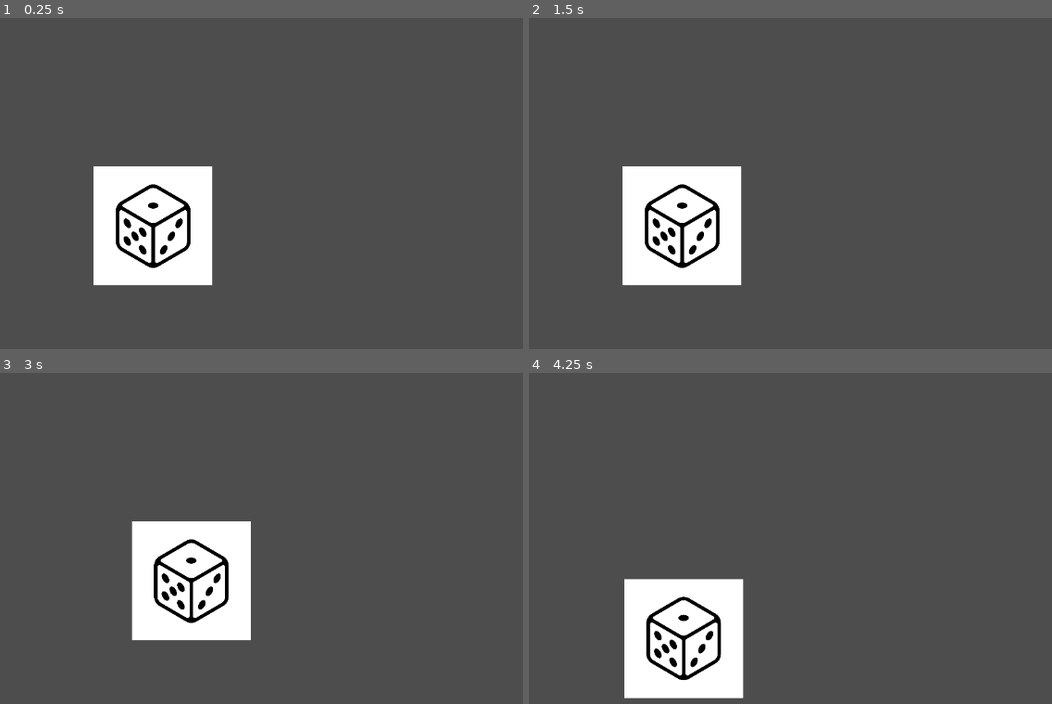
Above: before the commit, frames 1-4 (two rows, left to right).
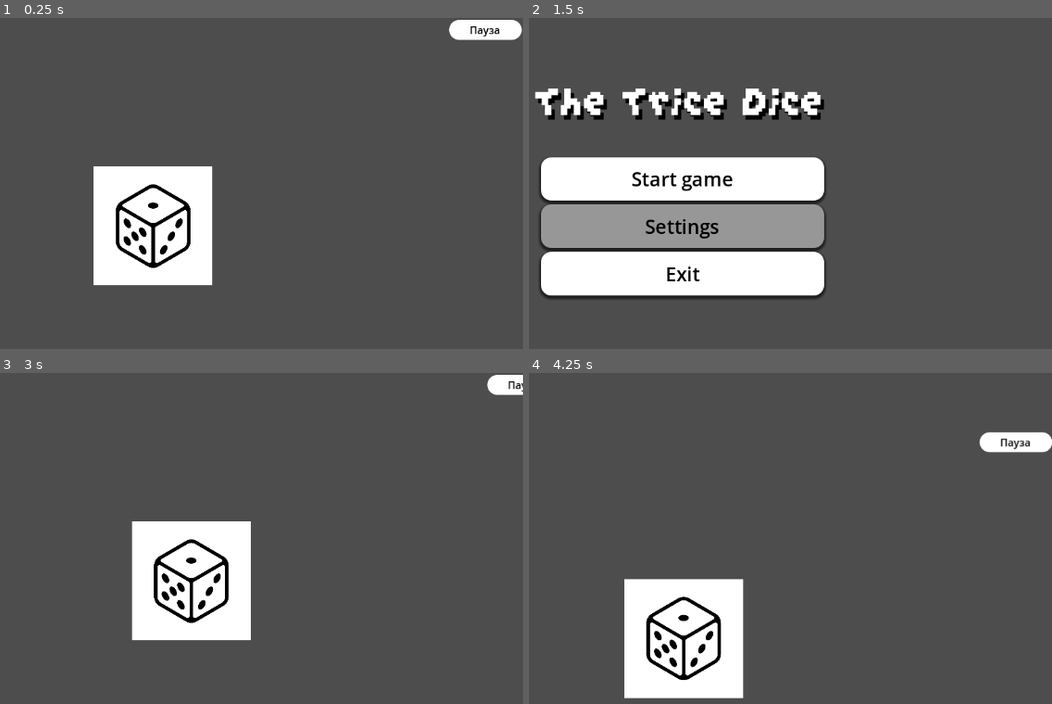
Above: after the commit, the same moments.

Repository: NikTak777/the_trice_dice
Game: Godot game, scene res://scr/Entities/Player/dice.tscn
Two runs of this game, one before a commit and one after it. Both use one fixed random seed, a clock stepped at 60 frames per second and the inputs below.
Inputs (mouse positions are in pixels of both pictures, inside the frame that each line leads up to):
- Up to frame 1 (0.25 s): no input
- Up to frame 2 (1.5 s): click (1015, 31) at 0.5 s, where only the run after the commit has a clickable "Пауза"; click (680, 226) at 1.25 s, where only the run after the commit has a clickable "Settings"
- Up to frame 3 (3 s): click (151, 535) at 2 s, where only the run after the commit has a clickable "Start game"; tap Enter at 2.75 s; hold Right (ui_right) from 2.78 s (still down)
- Up to frame 4 (4.25 s): release Right (ui_right) at 3.53 s; hold Down (ui_down) from 3.53 s (still down)

The runs differ from the first frame. In frame 1, 0.8% of the frame differs, in the area x 85-100%, y 0-7%; in frame 2, 22%, in the area x 1-57%, y 21-85%; in frame 3, 0.4%; in frame 4, 0.8%.

Commit message:
добавил меню

Diff:
--- a/scr/Entities/Player/dice.gd
+++ b/scr/Entities/Player/dice.gd
@@ -9,3 +9,7 @@
 func _physics_process(delta):
 	get_input()
 	move_and_slide()
+
+
+func _on_pause_pressed() -> void:
+	get_tree().change_scene_to_file("res://scr/UserInterface/main_menu.tscn")
--- a/scr/Entities/Player/dice.tscn
+++ b/scr/Entities/Player/dice.tscn
@@ -1,7 +1,23 @@
-[gd_scene load_steps=3 format=3 uid="uid://cad2476ml0wom"]
+[gd_scene load_steps=8 format=3 uid="uid://cad2476ml0wom"]
 
 [ext_resource type="Script" uid="uid://6lwx2b5rw1sf" path="res://scr/Entities/Player/dice.gd" id="1_d6yv8"]
-[ext_resource type="Texture2D" uid="uid://buyrodlacp80l" path="res://assets/dice.png" id="2_jp6y2"]
+[ext_resource type="Texture2D" uid="uid://cwm0fs724515w" path="res://assets/dice.png" id="2_jp6y2"]
+[ext_resource type="Script" uid="uid://d1jd5jwim1twd" path="res://scr/UserInterface/button.gd" id="3_avock"]
+
+[sub_resource type="StyleBoxEmpty" id="StyleBoxEmpty_jp6y2"]
+
+[sub_resource type="StyleBoxFlat" id="StyleBoxFlat_jp6y2"]
+bg_color = Color(0.808998, 0.808998, 0.808998, 1)
+
+[sub_resource type="StyleBoxFlat" id="StyleBoxFlat_avock"]
+bg_color = Color(0.2484, 0.2484, 0.2484, 1)
+
+[sub_resource type="StyleBoxFlat" id="StyleBoxFlat_nmhnp"]
+bg_color = Color(1, 1, 1, 1)
+corner_radius_top_left = 16
+corner_radius_top_right = 16
+corner_radius_bottom_right = 16
+corner_radius_bottom_left = 16
 
 [node name="Dice" type="CharacterBody2D"]
 script = ExtResource("1_d6yv8")
@@ -12,3 +28,21 @@
 
 [node name="Camera2D" type="Camera2D" parent="."]
 position_smoothing_enabled = true
+
+[node name="Button" type="Button" parent="."]
+offset_left = 461.0
+offset_top = -321.0
+offset_right = 574.0
+offset_bottom = -290.0
+theme_override_colors/font_hover_color = Color(0, 0, 0, 1)
+theme_override_colors/font_color = Color(0, 0, 0, 1)
+theme_override_colors/font_focus_color = Color(0, 0, 0, 1)
+theme_override_colors/font_pressed_color = Color(0, 0, 0, 1)
+theme_override_styles/focus = SubResource("StyleBoxEmpty_jp6y2")
+theme_override_styles/hover = SubResource("StyleBoxFlat_jp6y2")
+theme_override_styles/pressed = SubResource("StyleBoxFlat_avock")
+theme_override_styles/normal = SubResource("StyleBoxFlat_nmhnp")
+text = "Пауза"
+script = ExtResource("3_avock")
+
+[connection signal="pressed" from="Button" to="." method="_on_pause_pressed"]
--- /dev/null
+++ b/scr/UserInterface/button.gd
@@ -0,0 +1,11 @@
+extends Button
+
+
+# Called when the node enters the scene tree for the first time.
+func _ready() -> void:
+	pass # Replace with function body.
+
+
+# Called every frame. 'delta' is the elapsed time since the previous frame.
+func _process(delta: float) -> void:
+	pass
--- /dev/null
+++ b/scr/UserInterface/main_menu.gd
@@ -0,0 +1,28 @@
+extends Control
+
+
+# Called when the node enters the scene tree for the first time.
+func _ready() -> void:
+	pass # Replace with function body.
+
+
+# Called every frame. 'delta' is the elapsed time since the previous frame.
+func _process(delta: float) -> void:
+	pass
+
+
+
+
+func _on_start_pressed() -> void:
+	print("start pressed")
+	get_tree().change_scene_to_file("res://scr/Entities/Player/dice.tscn")
+
+
+
+
+func _on_settings_pressed() -> void:
+	print("settings pressed")
+
+
+func _on_exit_pressed() -> void:
+	get_tree().quit()
--- /dev/null
+++ b/scr/UserInterface/main_menu.tscn
@@ -0,0 +1,123 @@
+[gd_scene load_steps=7 format=3 uid="uid://bh2wh58tdfffa"]
+
+[ext_resource type="FontFile" uid="uid://cmjjk4hriqcck" path="res://assets/GrapeSoda.ttf" id="1_dbegy"]
+[ext_resource type="Script" uid="uid://bu85toj1h4qf5" path="res://scr/UserInterface/main_menu.gd" id="1_exho8"]
+
+[sub_resource type="StyleBoxEmpty" id="StyleBoxEmpty_dbegy"]
+
+[sub_resource type="StyleBoxFlat" id="StyleBoxFlat_exho8"]
+bg_color = Color(0.593134, 0.593134, 0.593134, 1)
+corner_radius_top_left = 16
+corner_radius_top_right = 16
+corner_radius_bottom_right = 16
+corner_radius_bottom_left = 16
+shadow_size = 5
+shadow_offset = Vector2(0, 3)
+
+[sub_resource type="StyleBoxFlat" id="StyleBoxFlat_umay3"]
+bg_color = Color(0.205117, 0.205117, 0.205117, 1)
+corner_radius_top_left = 16
+corner_radius_top_right = 16
+corner_radius_bottom_right = 16
+corner_radius_bottom_left = 16
+shadow_size = 5
+shadow_offset = Vector2(0, 3)
+
+[sub_resource type="StyleBoxFlat" id="StyleBoxFlat_qqlhf"]
+bg_color = Color(1, 1, 1, 1)
+corner_radius_top_left = 16
+corner_radius_top_right = 16
+corner_radius_bottom_right = 16
+corner_radius_bottom_left = 16
+shadow_size = 5
+shadow_offset = Vector2(0, 3)
+
+[node name="MainMenu" type="Control"]
+layout_mode = 3
+anchors_preset = 15
+anchor_right = 1.0
+anchor_bottom = 1.0
+grow_horizontal = 2
+grow_vertical = 2
+script = ExtResource("1_exho8")
+
+[node name="VBoxContainer" type="VBoxContainer" parent="."]
+layout_mode = 1
+anchors_preset = 8
+anchor_left = 0.5
+anchor_top = 0.5
+anchor_right = 0.5
+anchor_bottom = 0.5
+offset_left = -220.5
+offset_top = -107.5
+offset_right = 220.5
+offset_bottom = 107.5
+grow_horizontal = 2
+grow_vertical = 2
+theme_override_constants/separation = 6
+
+[node name="Button" type="Button" parent="VBoxContainer"]
+layout_mode = 2
+size_flags_vertical = 3
+theme_override_colors/font_hover_color = Color(0, 0, 0, 1)
+theme_override_colors/font_color = Color(0, 0, 0, 1)
+theme_override_colors/font_focus_color = Color(0, 0, 0, 1)
+theme_override_colors/font_pressed_color = Color(0, 0, 0, 1)
+theme_override_font_sizes/font_size = 30
+theme_override_styles/focus = SubResource("StyleBoxEmpty_dbegy")
+theme_override_styles/hover = SubResource("StyleBoxFlat_exho8")
+theme_override_styles/pressed = SubResource("StyleBoxFlat_umay3")
+theme_override_styles/normal = SubResource("StyleBoxFlat_qqlhf")
+text = "Start game"
+
+[node name="Button2" type="Button" parent="VBoxContainer"]
+layout_mode = 2
+size_flags_vertical = 3
+theme_override_colors/font_hover_color = Color(0, 0, 0, 1)
+theme_override_colors/font_color = Color(0, 0, 0, 1)
+theme_override_colors/font_focus_color = Color(0, 0, 0, 1)
+theme_override_colors/font_pressed_color = Color(0, 0, 0, 1)
+theme_override_font_sizes/font_size = 30
+theme_override_styles/focus = SubResource("StyleBoxEmpty_dbegy")
+theme_override_styles/hover = SubResource("StyleBoxFlat_exho8")
+theme_override_styles/pressed = SubResource("StyleBoxFlat_umay3")
+theme_override_styles/normal = SubResource("StyleBoxFlat_qqlhf")
+text = "Settings"
+
+[node name="Button3" type="Button" parent="VBoxContainer"]
+layout_mode = 2
+size_flags_vertical = 3
+theme_override_colors/font_hover_color = Color(0, 0, 0, 1)
+theme_override_colors/font_color = Color(0, 0, 0, 1)
+theme_override_colors/font_focus_color = Color(0, 0, 0, 1)
+theme_override_colors/font_pressed_color = Color(0, 0, 0, 1)
+theme_override_font_sizes/font_size = 30
+theme_override_styles/focus = SubResource("StyleBoxEmpty_dbegy")
+theme_override_styles/hover = SubResource("StyleBoxFlat_exho8")
+theme_override_styles/pressed = SubResource("StyleBoxFlat_umay3")
+theme_override_styles/normal = SubResource("StyleBoxFlat_qqlhf")
+text = "Exit"
+
+[node name="Label" type="Label" parent="."]
+layout_mode = 1
+anchors_preset = 8
+anchor_left = 0.5
+anchor_top = 0.5
+anchor_right = 0.5
+anchor_bottom = 0.5
+offset_left = -229.0
+offset_top = -234.0
+offset_right = 229.0
+offset_bottom = -118.0
+grow_horizontal = 2
+grow_vertical = 2
+theme_override_colors/font_shadow_color = Color(0, 0, 0, 1)
+theme_override_constants/shadow_offset_x = 5
+theme_override_constants/shadow_offset_y = 7
+theme_override_fonts/font = ExtResource("1_dbegy")
+theme_override_font_sizes/font_size = 81
+text = "The Trice Dice"
+
+[connection signal="pressed" from="VBoxContainer/Button" to="." method="_on_start_pressed"]
+[connection signal="pressed" from="VBoxContainer/Button2" to="." method="_on_settings_pressed"]
+[connection signal="pressed" from="VBoxContainer/Button3" to="." method="_on_exit_pressed"]
Binary file added: assets/GrapeSoda.ttf
Not shown, added: assets/GrapeSoda.ttf.import
Not shown, added: scr/UserInterface/button.gd.uid
Not shown, added: scr/UserInterface/main_menu.gd.uid
Not shown, added: how --stat
